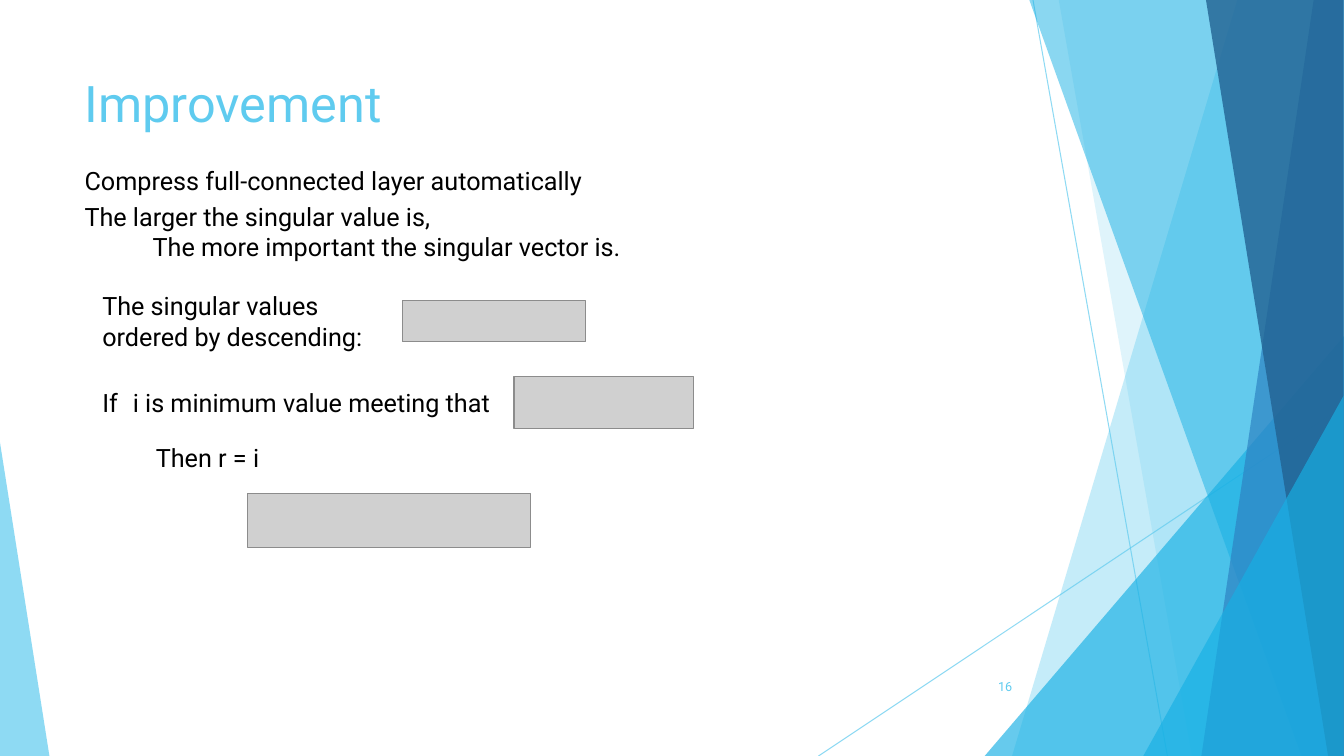
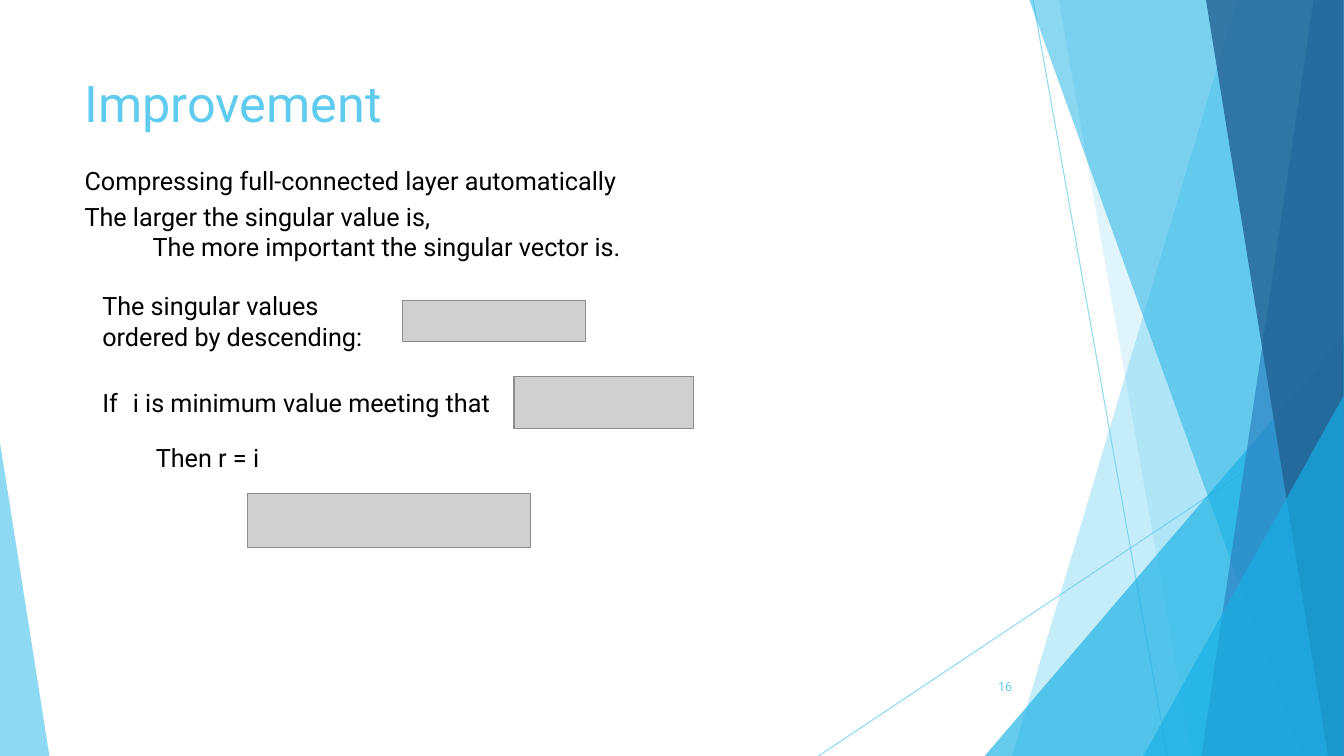
Before and after one commit to wkcn/CaffeSVD, a slide deck: slide 16 of slide.pptx. Drawn at 1344x756 pixels with LibreOffice and Linux fonts; fonts in the diff are those of the drawing; grey boxes stand for pictures. Boxes give left, top, right and bottom in pixels: in the first picture for what was removed or moved away, otherwise in the second. Text is boxed around its words. In the diff, an @@ line names an element or a change of style, - is before the commit and + after.

```diff
--- a/slide.pptx
+++ b/slide.pptx
@@ text at box(85, 171, 616, 196): text changed @@
-Compress full-connected layer automatically
+Compressing full-connected layer automatically
```
Also in this commit, not shown: 11 other slides changed, 17 other files.
